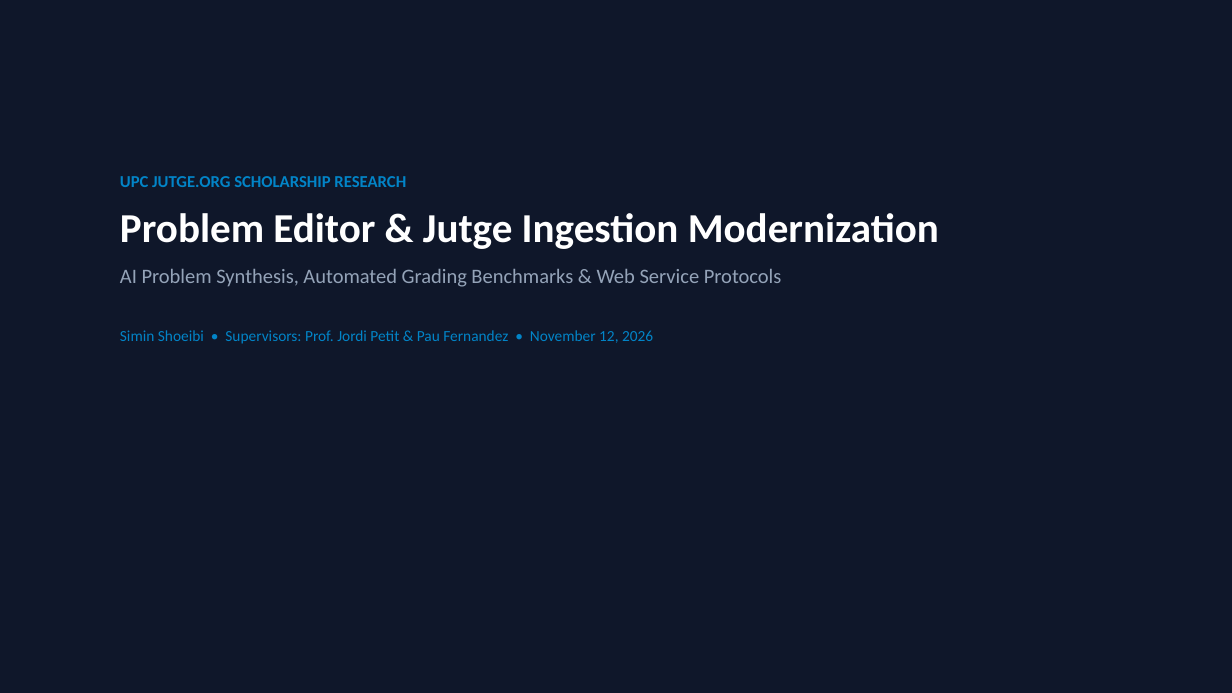
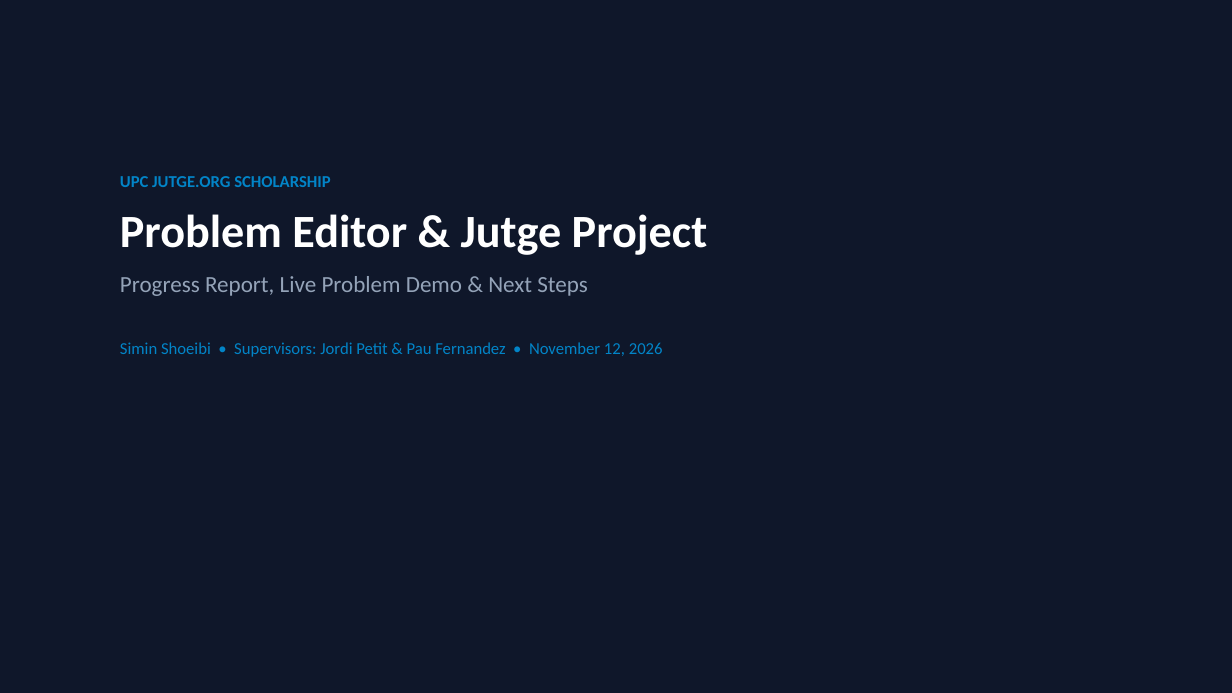
Before and after one commit to SuisSanem000/jutge-private, a slide deck: slide 1 of work/01-meeting-presentation-and-demo-20261112/meeting-summary-presentation.pptx. Drawn at 1232x693 pixels with LibreOffice and Linux fonts; fonts in the diff are those of the drawing. Boxes give left, top, right and bottom in pixels: in the first picture for what was removed or moved away, otherwise in the second. Text is boxed around its words. In the diff, an @@ line names an element or a change of style, - is before the commit and + after.

```diff
--- a/work/01-meeting-presentation-and-demo-20261112/meeting-summary-presentation.pptx
+++ b/work/01-meeting-presentation-and-demo-20261112/meeting-summary-presentation.pptx
@@ text at [120,176,708,357]: text changed; size 12 to 13 pt @@
-UPC JUTGE.ORG SCHOLARSHIP RESEARCH
-Problem Editor & Jutge Ingestion Modernization
-AI Problem Synthesis, Automated Grading Benchmarks & Web Service Protocols
-Simin Shoeibi • Supervisors: Prof. Jordi Petit & Pau Fernandez • November 12, 2026
+UPC JUTGE.ORG SCHOLARSHIP
+Problem Editor & Jutge Project
+Progress Report, Live Problem Demo & Next Steps
+Simin Shoeibi • Supervisors: Jordi Petit & Pau Fernandez • November 12, 2026
```
Also in this commit, not shown: 9 other slides changed, 5 other files.
